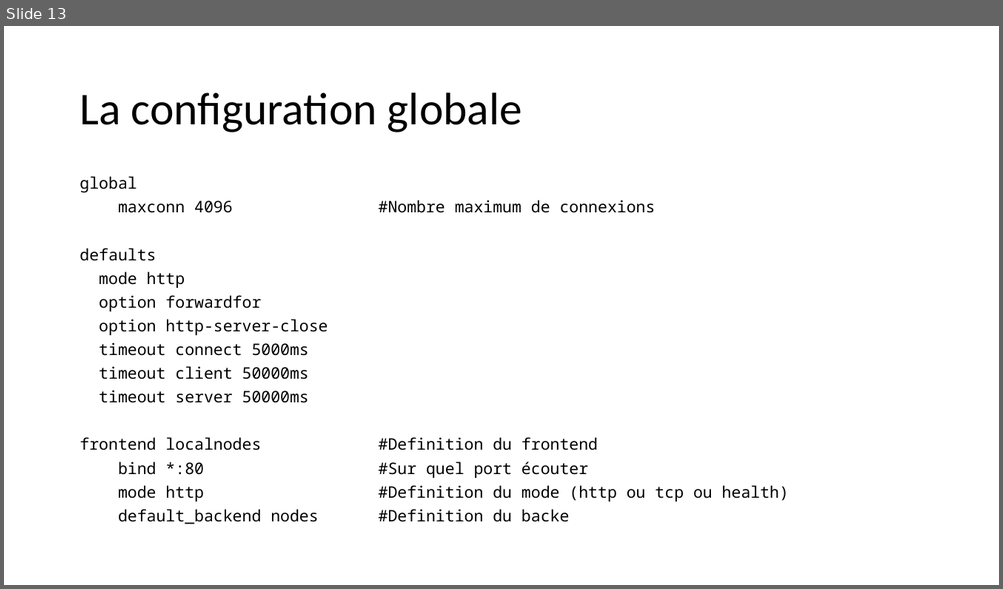
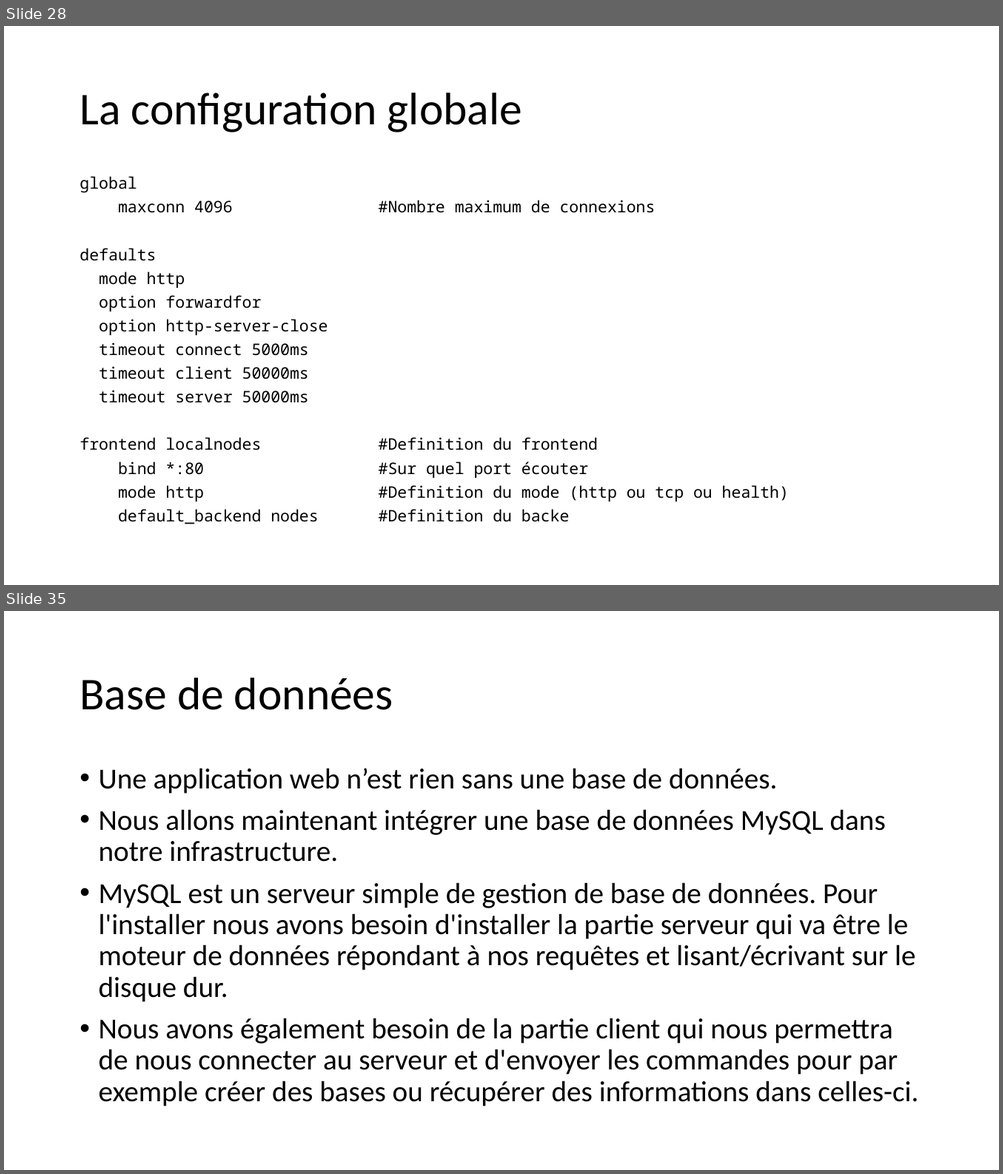
Before and after one commit to jeremysalmon/coursSystemeReparti, a slide deck: systeme_reparti.pptx. Shown one above the other, each under a label of ours: slide 13 before the commit, slides 28 and 35 after it; the slides between them are not shown. The pictures are 1003x589 and 1003x1174 pixels, drawn with LibreOffice and Linux fonts; fonts in the diff are those of the drawing. Boxes give left, top, right and bottom in pixels: in the first picture for what was removed or moved away, otherwise in the second. Text is boxed around its words. In the diff, an @@ line names an element or a change of style, - is before the commit and + after.

Commit message:
Cours final 2016
Cours pour l’exament (sans la partie memcached)

```diff
--- a/systeme_reparti.pptx
+++ b/systeme_reparti.pptx
@@ slide 35 added at [4,611,999,1170], background #FFFFFF @@
@@ title added at [79,678,393,710], 44 pt, text #000000 @@
+Base de données
@@ text added at [99,768,918,1107], 28 pt, text #000000 @@
+• Une application web n’est rien sans une base de données.
+• Nous allons maintenant intégrer une base de données MySQL dans notre infrastructure.
+• MySQL est un serveur simple de gestion de base de données. Pour l'installer nous avons besoin d'installer la partie serveur qui va être le moteur de données répondant à nos requêtes et lisant/écrivant sur le disque dur.
+• Nous avons également besoin de la partie client qui nous permettra de nous connecter au serveur et d'envoyer les commandes pour par exemple créer des bases ou récupérer des informations dans celles-ci.
@@ what was slide 13 is now slide 28 @@
```
Also in this commit, not shown: 2 slides changed, 18 other slides added.
